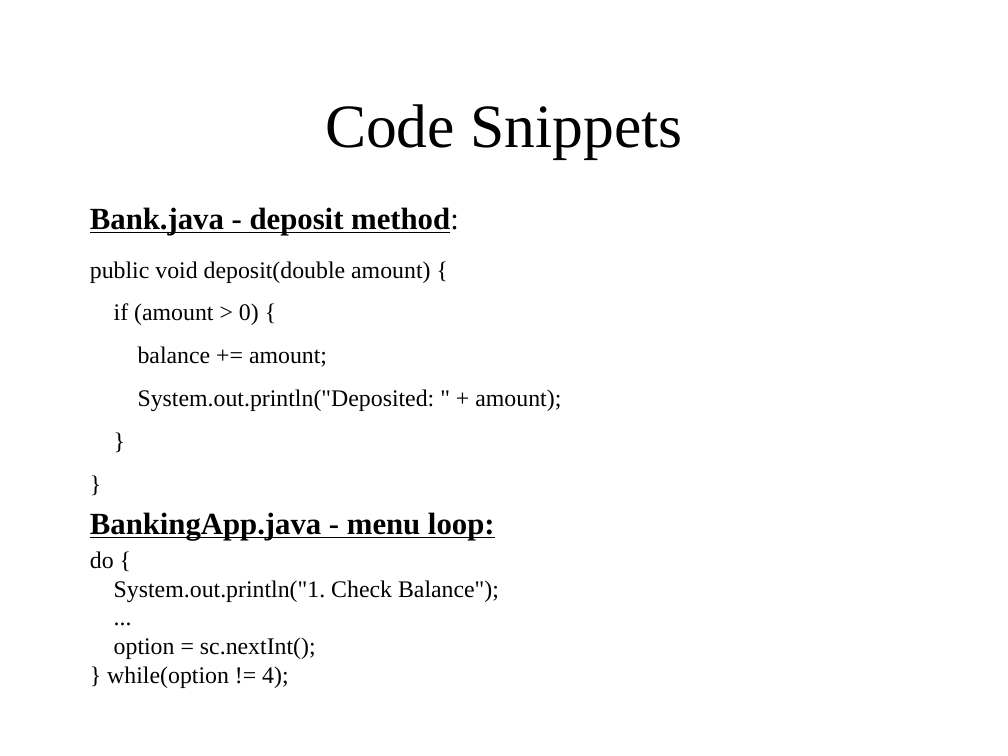
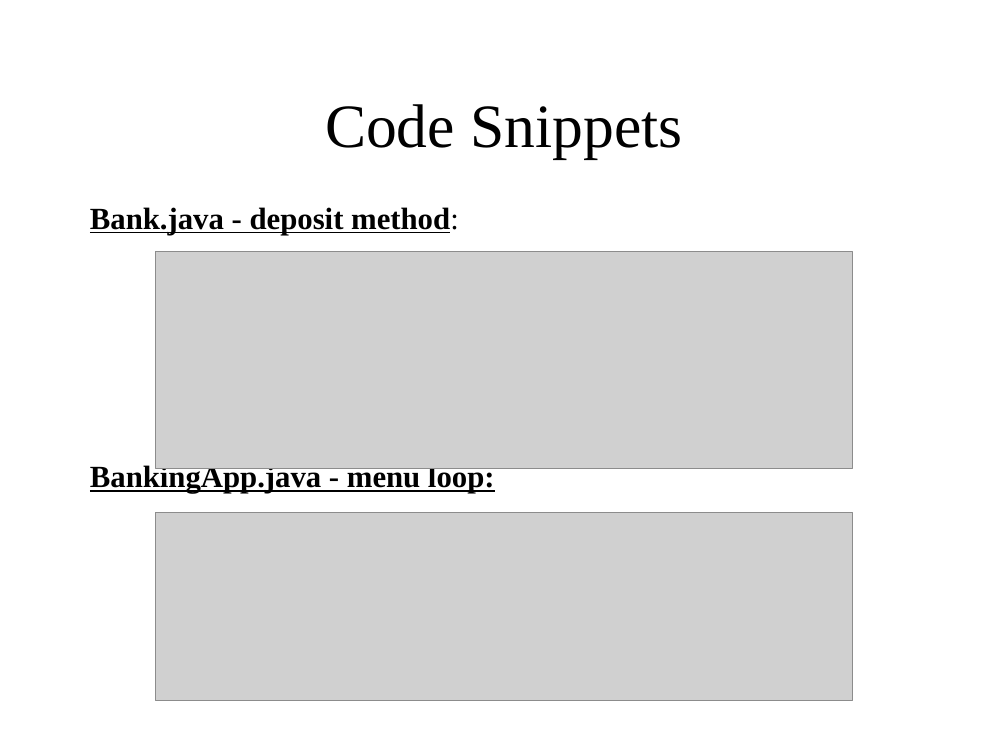
Before and after one commit to toodoo24/Edubridge_project, a slide deck: slide 6 of Simple Banking Application.pptx. Drawn at 1008x756 pixels with LibreOffice and Linux fonts; fonts in the diff are those of the drawing; grey boxes stand for pictures. Boxes give left, top, right and bottom in pixels: in the first picture for what was removed or moved away, otherwise in the second. Text is boxed around its words. In the diff, an @@ line names an element or a change of style, - is before the commit and + after.

```diff
--- a/Simple Banking Application.pptx
+++ b/Simple Banking Application.pptx
@@ subtitle at [90,261,561,411]: paragraph removed @@
-public void deposit(double amount) {
-if (amount > 0) {
-balance += amount;
-System.out.println("Deposited: " + amount);
-}
-}
@@ picture added at [156,252,853,469] @@
@@ picture added at [155,512,853,701] @@
@@ subtitle at [90,551,499,688]: paragraph removed @@
-do {
-System.out.println("1. Check Balance");
-...
-option = sc.nextInt();
-} while(option != 4);
```
Also in this commit, not shown: 1 slide added, 1 slide removed.
